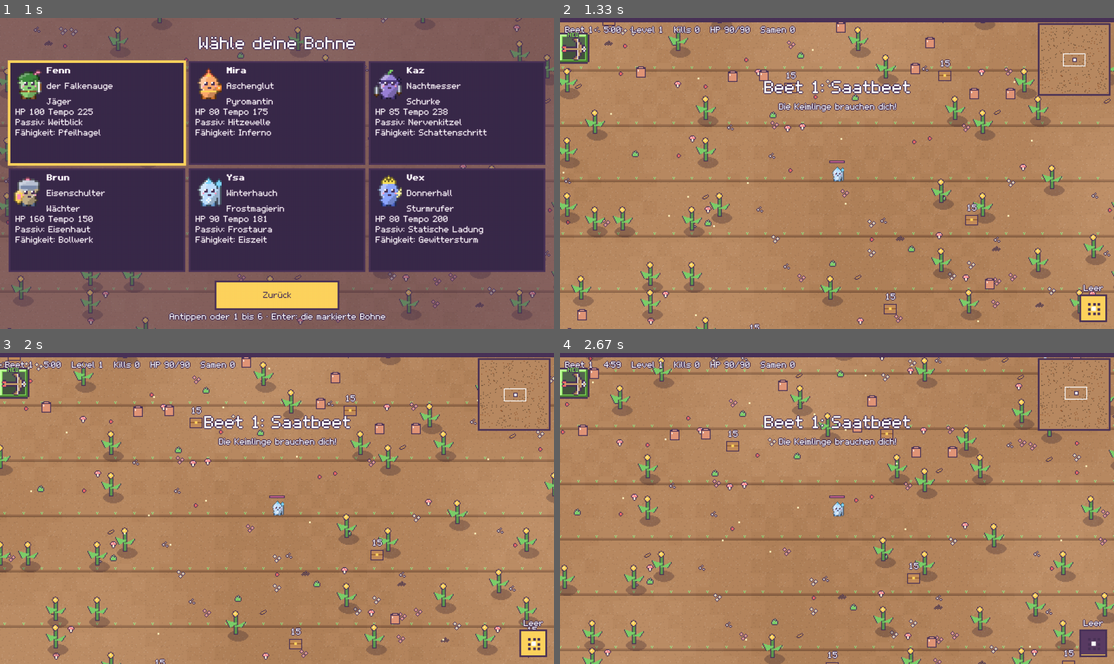
Above: before the commit, frames 1-4 (two rows, left to right).
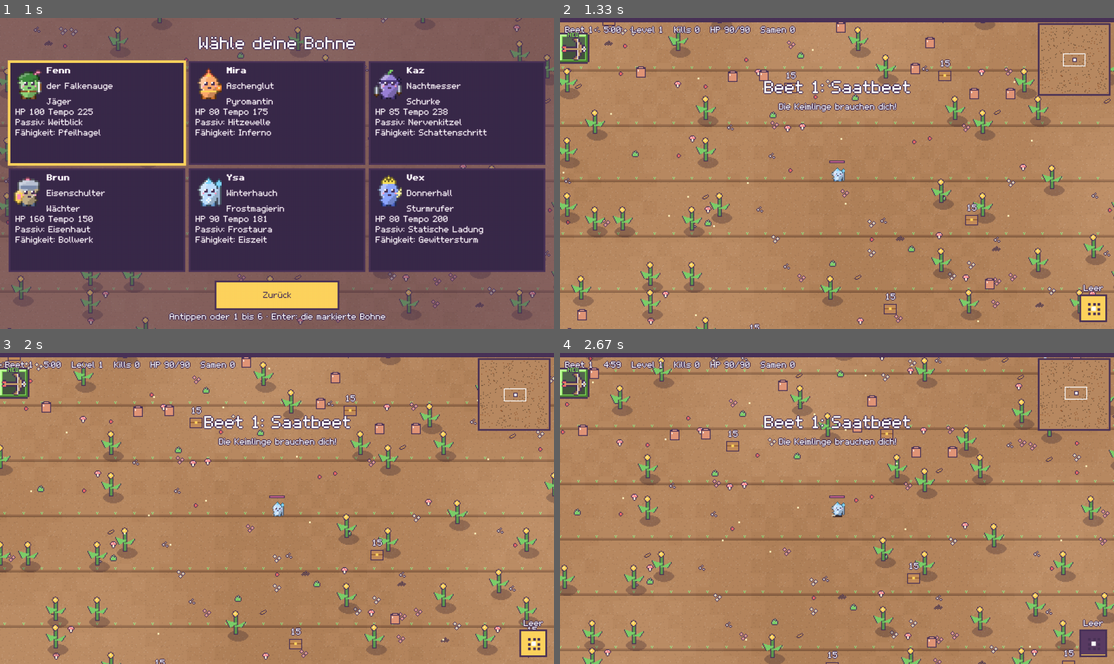
Above: after the commit, the same moments.

Repository: hannes-vnz/last_bean_standing
Game: pygame game, started from src/lastbean/__main__.py
Same seed, same stepped clock (60 frames per second), same inputs: the game is played once before the commit and once after it.
Inputs (mouse positions are in pixels of both pictures, inside the frame that each line leads up to):
- Up to frame 1 (1 s): type "ann" at 0.33 s; tap Enter at 0.67 s; click (277, 195) at 0.93 s
- Up to frame 2 (1.33 s): press the mouse at (837, 195) at 1.25 s
- Up to frame 3 (2 s): move the mouse to (382, 573) at 1.35 s; release the mouse at (481, 617) at 1.48 s; hold Right from 1.55 s (still down); tap 1 at 1.7 s
- Up to frame 4 (2.67 s): release Right at 2.02 s; hold Up 2.05-2.35 s; tap Space at 2.12, 2.45 s; tap 1 at 2.2 s; hold Right from 2.38 s (still down)

Frame 1 is identical in both runs. In frame 2, less than 0.1% of the frame differs, in the area x 48-52%, y 47-53%; in frame 3, less than 0.1%; in frame 4, less than 0.1%, in the area x 48-52%, y 48-53%.

Commit message:
Walk/hit/death animations, footstep dust, per-character shot sprites
Enemies waddle (squash and stretch, feet on the ground), squash and get
pushed back when hit, and pop, flatten and fade when they die. The bean
hops and breathes; arrows, fireballs, knives, icicles and sparks point
along their flight.

Co-Authored-By: Claude Opus 5.5 <noreply@anthropic.com>
Claude-Session: https://claude.ai/code/session_01XQrSRafbp6pJjyk35Vz54b

Diff:
--- a/src/lastbean/render/effects.py
+++ b/src/lastbean/render/effects.py
@@ -14,6 +14,9 @@
 
 MAX_PARTICLES = 2000
 FLASH_FRAMES = 2
+HURT_FRAMES = 6  # enemy squashes and is pushed back a pixel
+CORPSE_FRAMES = 14  # dying enemy pops, flattens and fades
+MAX_CORPSES = 80
 
 
 @dataclass(slots=True)
@@ -91,6 +94,9 @@
         self.texts: list[FloatingText] = []
         self.rings: list[Ring] = []
         self.flash: dict[int, int] = {}  # enemy id -> frames left
+        self.hurt: dict[int, int] = {}  # enemy id -> frames left of the hit squash
+        self.corpses: list[list] = []  # [kind, x, y, frames left, scale]
+        self._step = 0  # footstep dust counter
         self.trauma = 0.0
         self.hitstop = 0
         self.banner: tuple[str, int] | None = None
@@ -109,6 +115,8 @@
         self.texts.clear()
         self.rings.clear()
         self.flash.clear()
+        self.hurt.clear()
+        self.corpses.clear()
         self.trauma, self.hitstop, self.banner, self.toast = 0.0, 0, None, None
         self.bolts.clear()
         self.beams.clear()
@@ -128,6 +136,7 @@
         for e in events:
             if isinstance(e, ev.EnemyHit):
                 self.flash[e.enemy_id] = FLASH_FRAMES
+                self.hurt[e.enemy_id] = HURT_FRAMES
                 color = c["crit"] if e.crit else c["white"]
                 self.texts.append(FloatingText(e.x, e.y - 14, f"{e.damage:.0f}", color, e.crit, 36))
                 self.burst(e.x, e.y, 3, c["shot_halo"], speed=60, life=10)
@@ -135,6 +144,10 @@
                     self.hitstop = max(self.hitstop, 2)
             elif isinstance(e, ev.EnemyKilled):
                 self.burst(e.x, e.y, 8, self.kind_colors.get(e.kind, c["white"]), speed=110, life=22, size=2)
+                if len(self.corpses) >= MAX_CORPSES:
+                    self.corpses.pop(0)
+                self.corpses.append([e.kind, e.x, e.y, CORPSE_FRAMES, 1.0])
+                self.hurt.pop(e.enemy_id, None)
             elif isinstance(e, ev.EliteSpawned):
                 self.trauma = min(1.0, self.trauma + 0.2)
             elif isinstance(e, ev.BossSpawned):
@@ -238,6 +251,28 @@
         self.rings.append(Ring(x, y, 8, 5, 24, 24, self.colors["crit"]))
         self.burst(x, y, 24, self.colors["crit"], speed=140, life=30, size=2)
 
+    def footstep(self, x: float, y: float, moving: bool) -> None:
+        """Small dust puffs at the feet while walking (called by the renderer once per frame)."""
+        if not moving:
+            self._step = 0
+            return
+        self._step += 1
+        if self._step % 9 == 1:
+            r = self.rng
+            for _ in range(2):
+                self.particles.append(
+                    Particle(
+                        x + r.uniform(-6, 6),
+                        y,
+                        r.uniform(-20, 20),
+                        r.uniform(-25, -5),
+                        12,
+                        12,
+                        self.colors.get("dust", (214, 196, 170)),
+                        2,
+                    )
+                )
+
     def burst(self, x: float, y: float, n: int, color, speed: float = 80, life: int = 20, size: int = 1) -> None:
         r = self.rng
         for _ in range(n):
@@ -276,6 +311,10 @@
                 rings.append(g)
         self.rings = rings
         self.flash = {k: v - 1 for k, v in self.flash.items() if v > 1}
+        self.hurt = {k: v - 1 for k, v in self.hurt.items() if v > 1}
+        for cp in self.corpses:
+            cp[3] -= 1
+        self.corpses = [cp for cp in self.corpses if cp[3] > 0]
         for lst in (self.beams, self.sweeps):
             for item in lst:
                 item[-1] -= 1
--- a/src/lastbean/render/renderer.py
+++ b/src/lastbean/render/renderer.py
@@ -17,7 +17,7 @@
 from ..sim.tuning import BOSS_RADIUS
 from ..sim.weapons import WEAPON_PREFIX
 from ..sim.world import Snapshot, WorldConfig
-from .effects import Effects
+from .effects import CORPSE_FRAMES, Effects
 from .icons import SIZE as ICON_SIZE
 from .icons import IconBank
 from .pixelfont import body_font, tiny_font
@@ -46,6 +46,12 @@
 def integer_scale(window_w: int, window_h: int) -> int:
     """Largest integer factor at which the canvas still fits the window (at least 1)."""
     return max(1, min(window_w // CANVAS_W, window_h // CANVAS_H))
+
+
+WALK_SQUASH = (1, 0, -1, 0)  # per walk phase: stretch, rest, squash, rest
+SHADOW = (60, 42, 40)
+# The bean's own shot per character (sprite id -> style in Renderer._draw_shot); others shoot seeds.
+SHOT_STYLES = {"ranger": "arrow", "pyro": "fireball", "rogue": "knife", "cryo": "ice", "storm": "spark"}
 
 
 class Renderer:
@@ -142,6 +148,7 @@
             dx, dy = effects.shake()
             cam_x, cam_y = cam_x + dx, cam_y + dy
         flash = effects.flash if effects else {}
+        hurt = effects.hurt if effects else {}
 
         self._draw_ground(c, cam_x, cam_y)
         self._draw_motes(cam_x, cam_y)
@@ -188,6 +195,8 @@
             if -20 <= sx < self.w + 20 and -20 <= sy < self.h + 20:
                 self._draw_chest(sx, sy, kind, snap.chest_price, focus.seeds)
 
+        if effects:
+            self._draw_corpses(effects, cam_x, cam_y)
         for e in snap.enemies:
             sx, sy = round(e.x / UNITS_PER_PX) - cam_x, round(e.y / UNITS_PER_PX) - cam_y
             r = max(2, round(e.radius / UNITS_PER_PX))
@@ -195,12 +204,22 @@
                 if e.elite:  # golden halo so elites stand out in a crowd
                     pygame.draw.circle(c, self.crit_color, (sx, sy), r + 4)
                 flip = self._facing(e.eid, e.x)
-                img = self.sprites.get(e.kind, self._sprite_scale(e), flip, e.eid in flash)
+                scale = self._sprite_scale(e)
+                if e.eid in hurt:  # hit: squashed flat and pushed a pixel away from the bean
+                    squash = -1
+                    sx += 1 if e.x >= focus.x else -1
+                elif e.status == "frozen":
+                    squash = 0
+                else:  # waddle: stretch, rest, squash, rest (offset per enemy so crowds don't march in step)
+                    squash = WALK_SQUASH[((snap.tick + e.eid * 5) // 7) % 4]
+                img = self.sprites.get(e.kind, scale, flip, e.eid in flash, squash)
                 if img is not None and e.status == "frozen":  # frozen solid: icy blue
                     img = img.copy()
                     img.fill((90, 160, 255, 0), special_flags=pygame.BLEND_RGBA_ADD)
                 if img is not None:
-                    c.blit(img, (sx - img.get_width() // 2, sy - img.get_height() // 2))
+                    rest = self.sprites.get(e.kind, scale, flip)
+                    bottom = sy + rest.get_height() // 2  # feet stay on the ground while squashing
+                    c.blit(img, (sx - img.get_width() // 2, bottom - img.get_height()))
                 else:
                     pygame.draw.circle(c, ink, (sx, sy), r + 1)
                     color = WHITE if e.eid in flash else self.enemy_colors.get(e.kind, self.enemy_default)
@@ -226,10 +245,20 @@
                 continue
             sx, sy = round(p.x / UNITS_PER_PX) - cam_x, round(p.y / UNITS_PER_PX) - cam_y
             blink = bool(p.invulnerable and (snap.tick // 4) % 2)
-            bob = 1 if (not p.standing and (snap.tick // 8) % 2) else 0  # little hop while walking
-            img = self.sprites.get(self.character_sprite, 1.0, self._facing(-1 - p.player_id, p.x), blink)
+            phase = (snap.tick // 6) % 4
+            walking = not p.standing
+            bob = (0, 2, 1, 0)[phase] if walking else 0  # hop while walking
+            squash = WALK_SQUASH[phase] if walking else (0 if (snap.tick // 40) % 2 else -1)  # idle: breathing
+            flip = self._facing(-1 - p.player_id, p.x)
+            img = self.sprites.get(self.character_sprite, 1.0, flip, blink, squash)
+            if effects and p.player_id == focus.player_id:
+                effects.footstep(p.x, p.y + 8 * UNITS_PER_PX, walking)
             if img is not None:
-                c.blit(img, (sx - img.get_width() // 2, sy - img.get_height() // 2 - bob))
+                rest = self.sprites.get(self.character_sprite, 1.0, flip)
+                if bob:
+                    c.fill(SHADOW, (sx - 5, sy + rest.get_height() // 2 - 1, 11, 2))
+                bottom = sy + rest.get_height() // 2 - bob
+                c.blit(img, (sx - img.get_width() // 2, bottom - img.get_height()))
             else:
                 body = pygame.Rect(sx - 8, sy - 8, 16, 16)
                 c.fill(ink, body)
@@ -265,6 +294,8 @@
                     c.fill(ink, (sx - 4, sy - 4, 9, 9) if spin else (sx - 3, sy - 5, 7, 11))
                     c.fill((255, 154, 60), (sx - 3, sy - 3, 7, 7) if spin else (sx - 2, sy - 4, 5, 9))
                     c.set_at((sx, sy), (192, 96, 42))
+                    continue
+                if not pr.weapon and self._draw_shot(pr, sx, sy, snap.tick):
                     continue
                 pygame.draw.circle(c, ink, (sx, sy), 3 if pr.crit else 2)
                 halo = WHITE if pr.weapon == "dandelion" else self.shot_halo  # fluffy seeds, still yellow-cored
@@ -586,6 +617,76 @@
         c.fill(ink, (sx - 3, sy + 1, 7, 7))
         c.fill(WHITE, (sx - 6, sy + 2, 3, 3))
         c.fill(WHITE, (sx + 4, sy + 2, 3, 3))
+
+    def _draw_corpses(self, fx: Effects, cam_x: int, cam_y: int) -> None:
+        """Dying pests: a white pop, then they flatten, widen and fade into the soil."""
+        c = self.canvas
+        for kind, x, y, left, scale in fx.corpses:
+            sx, sy = round(x / UNITS_PER_PX) - cam_x, round(y / UNITS_PER_PX) - cam_y
+            if not (-30 <= sx < self.w + 30 and -30 <= sy < self.h + 30):
+                continue
+            base = self.sprites.get(kind, scale)
+            if base is None:
+                continue
+            t = 1.0 - left / CORPSE_FRAMES  # 0 just died .. 1 gone
+            w, h = base.get_size()
+            if t < 0.2:  # pop: a bit bigger, white
+                img = self.sprites.get(kind, scale * 1.15, False, True)
+            else:
+                k = (t - 0.2) / 0.8
+                img = pygame.transform.scale(base, (max(1, round(w * (1 + 0.5 * k))), max(1, round(h * (1 - 0.8 * k)))))
+                img.set_alpha(round(255 * (1 - k)))
+            bottom = sy + h // 2
+            c.blit(img, (sx - img.get_width() // 2, bottom - img.get_height()))
+
+    def _draw_shot(self, pr, sx: int, sy: int, tick: int) -> bool:
+        """The bean's own shot, shaped per character and pointed along its flight. False: draw a seed."""
+        style = SHOT_STYLES.get(self.character_sprite)
+        if style is None:
+            return False
+        c, ink = self.canvas, self.ink
+        speed = math.hypot(pr.vx, pr.vy)
+        dx, dy = (pr.vx / speed, pr.vy / speed) if speed > 0 else (1.0, 0.0)
+        nx, ny = -dy, dx  # sideways
+
+        def at(along: float, side: float = 0.0) -> tuple[int, int]:
+            return round(sx + dx * along + nx * side), round(sy + dy * along + ny * side)
+
+        big = 1 if pr.crit else 0
+        if style == "arrow":  # wooden shaft, silver tip, green fletching
+            pygame.draw.line(c, ink, at(-7 - big), at(2 + big), 3)
+            pygame.draw.line(c, (176, 120, 66), at(-6 - big), at(0), 1)
+            pygame.draw.line(c, (126, 217, 87), at(-7 - big, -2), at(-5 - big), 1)
+            pygame.draw.line(c, (126, 217, 87), at(-7 - big, 2), at(-5 - big), 1)
+            c.set_at(at(1 + big), WHITE)
+        elif style == "fireball":  # flickering ball with a short flame trail
+            flick = tick // 3 % 2
+            for k, (r, col) in enumerate(((2, (255, 120, 50)), (2, (255, 170, 70)))):
+                pygame.draw.circle(c, col, at(-5 - k * 3), r - k + flick % 2)
+            pygame.draw.circle(c, ink, (sx, sy), 4 + big)
+            pygame.draw.circle(c, (255, 120, 50), (sx, sy), 3 + big)
+            pygame.draw.circle(c, (255, 212, 94), at(1), 1 + big)
+        elif style == "knife":  # spinning knife: silver blade, dark handle
+            a = tick * 0.6
+            bx, by = math.cos(a), math.sin(a)
+            p1, p2 = (round(sx - bx * 4), round(sy - by * 4)), (round(sx + bx * 4), round(sy + by * 4))
+            pygame.draw.line(c, ink, p1, p2, 3)
+            pygame.draw.line(c, (223, 231, 242), (sx, sy), p2, 1)
+            pygame.draw.line(c, (122, 84, 64), p1, (sx, sy), 1)
+        elif style == "ice":  # icicle: pale diamond with a white core
+            pts = [at(4 + big), at(0, 3), at(-5, 0), at(0, -3)]
+            pygame.draw.polygon(c, ink, pts)
+            pygame.draw.polygon(c, (150, 210, 255), [at(3 + big), at(0, 2), at(-4, 0), at(0, -2)])
+            c.set_at(at(1), WHITE)
+        elif style == "spark":  # crackling spark: jagged line along the flight
+            j = 2 if tick // 2 % 2 else -2
+            pts = [at(-7), at(-4, j), at(-1, -j), at(3)]
+            pygame.draw.lines(c, ink, False, pts, 3)
+            pygame.draw.lines(c, self.shot_core, False, pts, 1)
+            c.set_at(at(3), WHITE)
+        else:
+            return False
+        return True
 
     def _facing(self, key: int, x: float) -> bool:
         """True when the entity last moved left (sprites face right)."""
@@ -1180,7 +1281,6 @@
     return max(0, min(n - 1, int(v * n + dither * 0.9)))
 
 
-
 def _load_tiles(biomes: set[str]) -> tuple[dict[str, list[pygame.Surface]], dict[str, pygame.Surface]]:
     """assets/tiles/<biome>.png (in SHADES brightness steps) and <biome>_decor.png from tools/sprites/tiles.py;
     missing sheets fall back to flat colours and no decorations."""
--- a/src/lastbean/render/sprites.py
+++ b/src/lastbean/render/sprites.py
@@ -52,18 +52,27 @@
     def __contains__(self, name: str) -> bool:
         return name in self._base
 
-    def get(self, name: str, scale: float = 1.0, flip: bool = False, flash: bool = False) -> pygame.Surface | None:
-        """Sprite `name`, scaled by `scale` (nearest neighbour), mirrored, or as a white silhouette."""
+    def get(
+        self, name: str, scale: float = 1.0, flip: bool = False, flash: bool = False, squash: int = 0
+    ) -> pygame.Surface | None:
+        """Sprite `name`, scaled by `scale` (nearest neighbour), mirrored, or as a white silhouette.
+
+        `squash` animates: -1 wide and flat (landing, hit), 1 narrow and tall (stepping up), 0 as drawn.
+        """
         base = self._base.get(name)
         if base is None:
             return None
-        key = (name, round(scale, 2), flip, flash)
+        key = (name, round(scale, 2), flip, flash, squash)
         surf = self._cache.get(key)
         if surf is None:
             surf = base
-            if scale != 1.0:
-                w, h = base.get_size()
-                surf = pygame.transform.scale(base, (max(1, round(w * scale)), max(1, round(h * scale))))
+            w, h = base.get_size()
+            w, h = max(1, round(w * scale)), max(1, round(h * scale))
+            if squash:
+                d = max(1, h // 10)
+                w, h = (w + 2 * d, h - d) if squash < 0 else (w - d, h + d)
+            if (w, h) != base.get_size():
+                surf = pygame.transform.scale(base, (w, h))
             if flip:
                 surf = pygame.transform.flip(surf, True, False)
             if flash:
